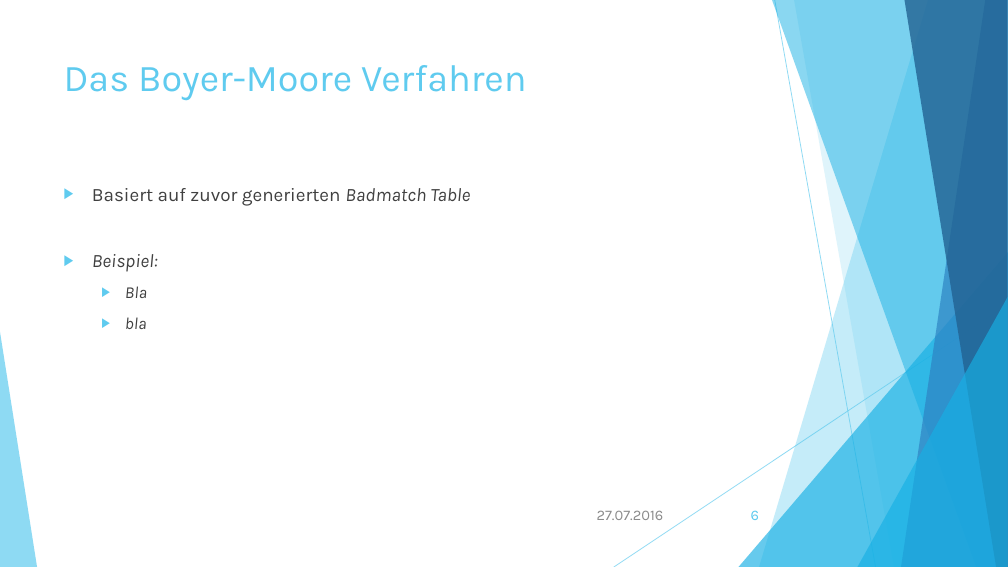
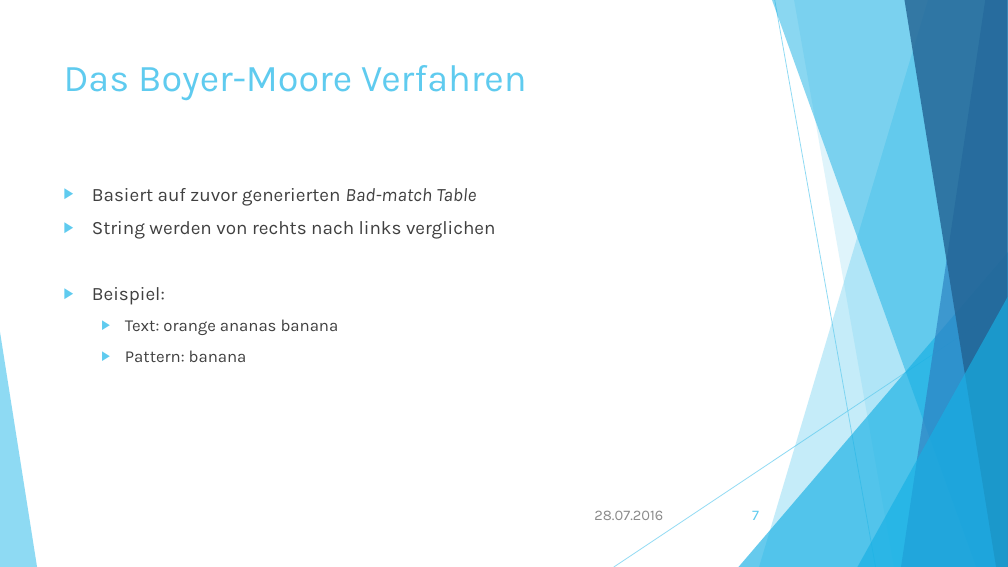
Before and after one commit to lenhuy2106/grp07-algdatII, a slide deck: slide 7 of DynamischeSucheInTexten.pptx (slide 6 before the commit). Drawn at 1008x567 pixels with LibreOffice and Linux fonts; fonts in the diff are those of the drawing. Boxes give left, top, right and bottom in pixels: in the first picture for what was removed or moved away, otherwise in the second. Text is boxed around its words. In the diff, an @@ line names an element or a change of style, - is before the commit and + after.

```diff
--- a/DynamischeSucheInTexten.pptx
+++ b/DynamischeSucheInTexten.pptx
@@ text at box(92, 188, 496, 239): text changed @@
-▶ Basiert auf zuvor generierten Badmatch Table
+▶ Basiert auf zuvor generierten Bad-match Table
+▶ String werden von rechts nach links verglichen
@@ text at box(92, 287, 165, 305): italic off in "Beispiel:" @@
@@ text at box(125, 319, 339, 362): text changed; italic off @@
-  ▶ Bla
-  ▶ bla
+  ▶ Text: orange ananas banana
+  ▶ Pattern: banana
@@ text at box(594, 510, 663, 520): text changed @@
-27.07.2016
+28.07.2016
@@ page number at box(752, 511, 759, 520): text changed @@
-6
+7
```
Also in this commit, not shown: 6 other slides changed, 1 slide added.
